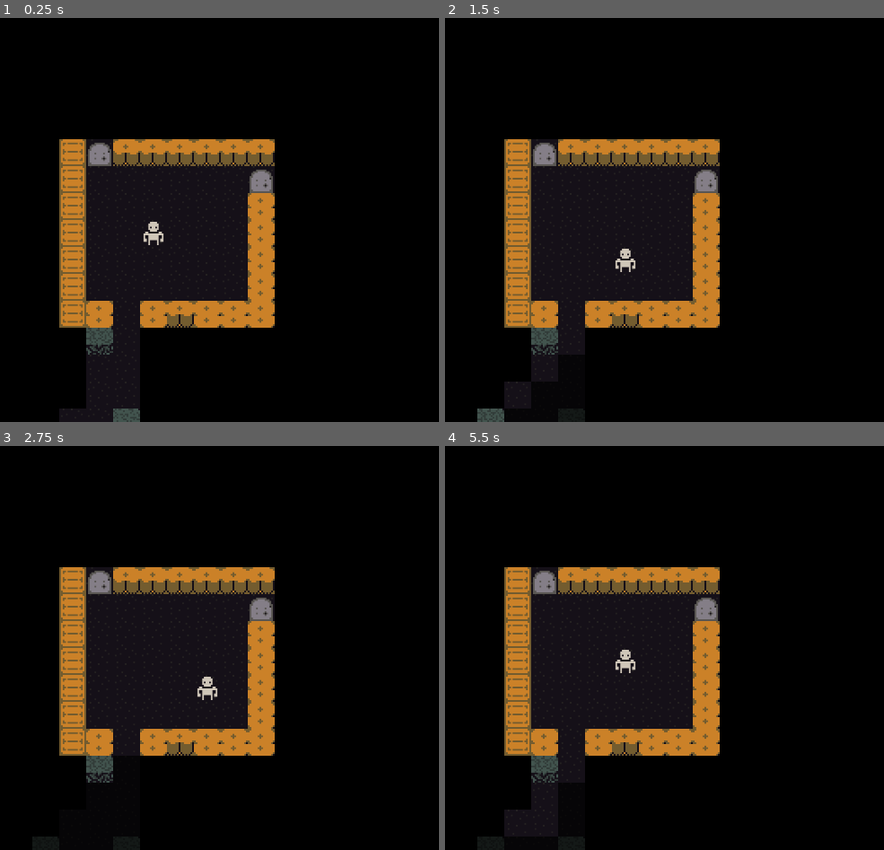
Above: before the commit, frames 1-4 (two rows, left to right).
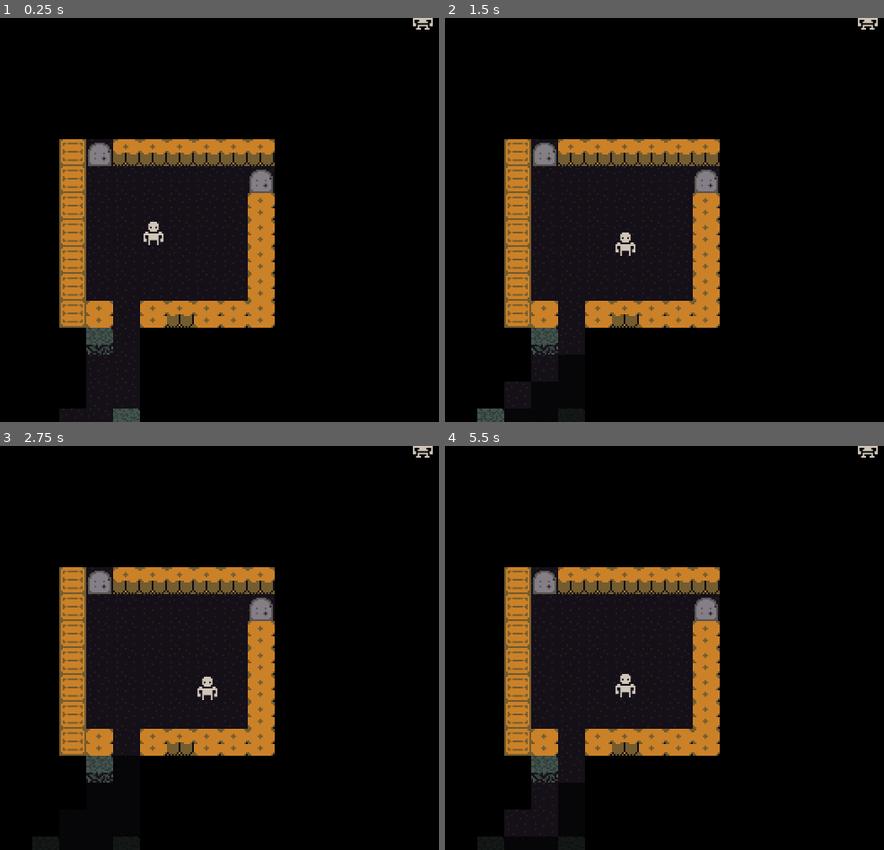
Above: after the commit, the same moments.

Repository: maxwell-github78/godot-roguelike
Game: Godot game, scene res://Game/game.tscn
Two runs of this game, one before a commit and one after it. Both use one fixed random seed, a clock stepped at 60 frames per second and the inputs below.
Inputs (mouse positions are in pixels of both pictures, inside the frame that each line leads up to):
- Up to frame 1 (0.25 s): no input
- Up to frame 2 (1.5 s): tap Enter at 0.5 s; move the mouse to (743, 199) at 0.52 s; hold Right (ui_right) 0.53-1.28 s; click (743, 199) at 0.67 s; tap Space at 1.25 s; move the mouse to (outside the picture) at 1.27 s; hold Down (ui_down) from 1.28 s (still down)
- Up to frame 3 (2.75 s): move the mouse to (210, 559) at 2.02 s; release Down (ui_down) at 2.03 s; hold Right (ui_right) from 2.03 s (still down)
- Up to frame 4 (5.5 s): move the mouse to (550, 728) at 2.77 s; release Right (ui_right) at 2.78 s; hold Up (ui_up) 2.78-3.53 s; click (550, 728) at 2.92 s; move the mouse to (800, 708) at 3.52 s; hold Left (ui_left) 3.53-5.03 s; move the mouse to (outside the picture) at 4.27 s; tap Enter at 5 s; move the mouse to (620, 648) at 5.02 s; hold Down (ui_down) from 5.03 s (still down); click (620, 648) at 5.17 s

The runs differ from the first frame. In frame 1, less than 0.1% of the frame differs, in the area x 94-99%, y 0-3%; in frame 2, 0.3%; in frame 3, less than 0.1%; in frame 4, 0.4%, in the area x 38-99%, y 0-63%.

Commit message:
Fixed visibility issues (I hope).

Diff:
--- a/Entities/Actors/Actions/movement_action.gd
+++ b/Entities/Actors/Actions/movement_action.gd
@@ -4,15 +4,14 @@
 
 func perform(game: Game, entity: Entity) -> void:
 	var destination: Vector2i = entity.grid_position + offset
-
+	#var start: Vector2i = entity.grid_position
 	var map_data: MapData = game.get_map_data()
 	var destination_tile: Tile = map_data.get_tile(destination)
 	if not destination_tile or not destination_tile.is_walkable():
 		return
 	if game.get_map_data().get_blocking_entity_at_location(destination):
 		return
+	var tween = entity.create_tween()
+	tween.tween_property(entity, "position", Vector2(Grid.grid_to_world(destination)), 0.5)
+	MovementAnimation.new(game, tween, entity, entity.grid_position, destination, false, false)
 	entity.move(offset)
-	var tween = entity.create_tween()
-	tween.tween_property(entity, "position", Vector2(Grid.grid_to_world(destination)), 0.1)
-
-	MovementAnimation.new(game, tween, entity, entity.grid_position, destination, false, true)
--- a/Entities/entity.gd
+++ b/Entities/entity.gd
@@ -11,7 +11,7 @@
 
 var animations: Array[MovementAnimation] = []
 var current_animation: MovementAnimation
-const max_number_tweens: int = 2
+const max_number_tweens: int = 4
 
 @export var movement_animation_time: float = 0.1
 
@@ -50,13 +50,13 @@
 	var size = animations.size()
 	if current_animation:
 		size += 1
-	if size >= max_number_tweens:
-		current_animation.end()
-		for afterimage in animations:
-			afterimage.draw_afterimage()
-		animations.clear()
-		position = Grid.grid_to_world(grid_position)
-	elif animations.size() == 1 and not current_animation:
+	#if size >= max_number_tweens: #NOT SURE WHAT THE ISSUE IS
+		#animations.push_front(current_animation)
+		#for afterimage in animations:
+			#afterimage.draw_afterimage()
+		#animations.clear()
+		#position = Grid.grid_to_world(grid_position)
+	if animations.size() == 1 and not current_animation:
 		current_animation = animations.pop_front()
 		current_animation.play()
 
@@ -65,6 +65,9 @@
 		assert(position == Vector2(Grid.grid_to_world(grid_position)))
 
 func _tween_finished():
+	if animations.is_empty():
+		current_animation.game.map.update_fov(current_animation.game.player.grid_position)
+		visible = current_animation.tiles.get_tile(grid_position).is_in_view
 	current_animation = animations.pop_front()
 	if current_animation:
 		current_animation.play()
--- a/Game/game.gd
+++ b/Game/game.gd
@@ -32,10 +32,10 @@
 	map.update_fov(player.grid_position)
 
 func _process(_delta: float) -> void:
-	print(interruptions)
+	#print(interruptions)
 	if interruptions > 0:
 		return
-	if event_queue.is_empty():
+	if event_queue.is_empty() and not player_controlled_entity:
 		while not player_controlled_entity and not entities.is_empty():
 			current_entity = entities.pop_front()
 			entities.append(current_entity)
@@ -53,20 +53,18 @@
 			event_queue.append(_npc_action(entity))
 		energised_npcs.clear()
 
-		if player_controlled_entity:
-			var event := _player_action(player_controlled_entity)
-			if event:
-				event_queue.append(event)
-				player_controlled_entity = null
-	else:
-		var event: Event
-		while not event_queue.is_empty():
-			if interruptions > 0:
-				return
-			event = event_queue.pop_front()
-			_perform_action(event.action, event.target)
-		moves.clear()
+	if player_controlled_entity:
+		var player_event := _player_action(player_controlled_entity)
+		if player_event:
+			event_queue.append(player_event)
+			player_controlled_entity = null
 
+	var event: Event
+	while not event_queue.is_empty():
+		if interruptions > 0:
+			return
+		event = event_queue.pop_front()
+		_perform_action(event.action, event.target)
 
 
 func _perform_action(action: Action, entity: Entity):
--- a/Game/movement_animation.gd
+++ b/Game/movement_animation.gd
@@ -24,6 +24,7 @@
 	entity.add_animation(self)
 
 	if interrupt:
+		print(self, "start")
 		tween.finished.connect(_tween_finished)
 		_tween_started()
 
@@ -53,12 +54,16 @@
 	visibility()
 
 func visibility():
+	print(start_grid_position, end_grid_position)
 	if tiles.get_tile(start_grid_position).is_in_view or tiles.get_tile(end_grid_position).is_in_view:
 		target.visible = true
+		#target.modulate = Color(1,1,1)
 	else:
 		target.visible = false
+		#target.modulate = Color(0,0,1)
 
 func _tween_finished():
+	print(self, "end")
 	game.interruptions -= 1
 
 func _tween_started():
--- a/Map/map.gd
+++ b/Map/map.gd
@@ -23,12 +23,13 @@
 
 func update_fov(player_position: Vector2i) -> void:
 	field_of_view.update_fov(map_data, player_position, 8)
-	update_entity_visibility()
+
 
 
 func update_entity_visibility() -> void:
 	for entity in map_data.entities:
-		entity.visible = map_data.get_tile(entity.grid_position).is_in_view
+		pass
+		#entity.visible = map_data.get_tile(entity.grid_position).is_in_view
 
 func _place_entities() -> void:
 	for entity in map_data.entities:
